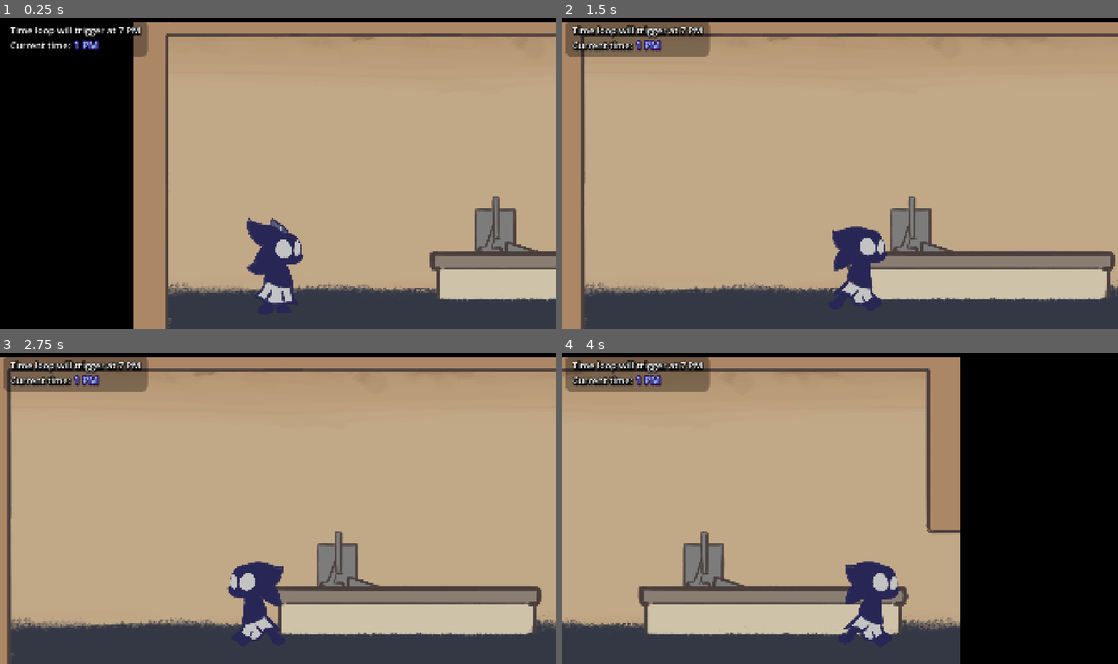
Above: before the commit, frames 1-4 (two rows, left to right).
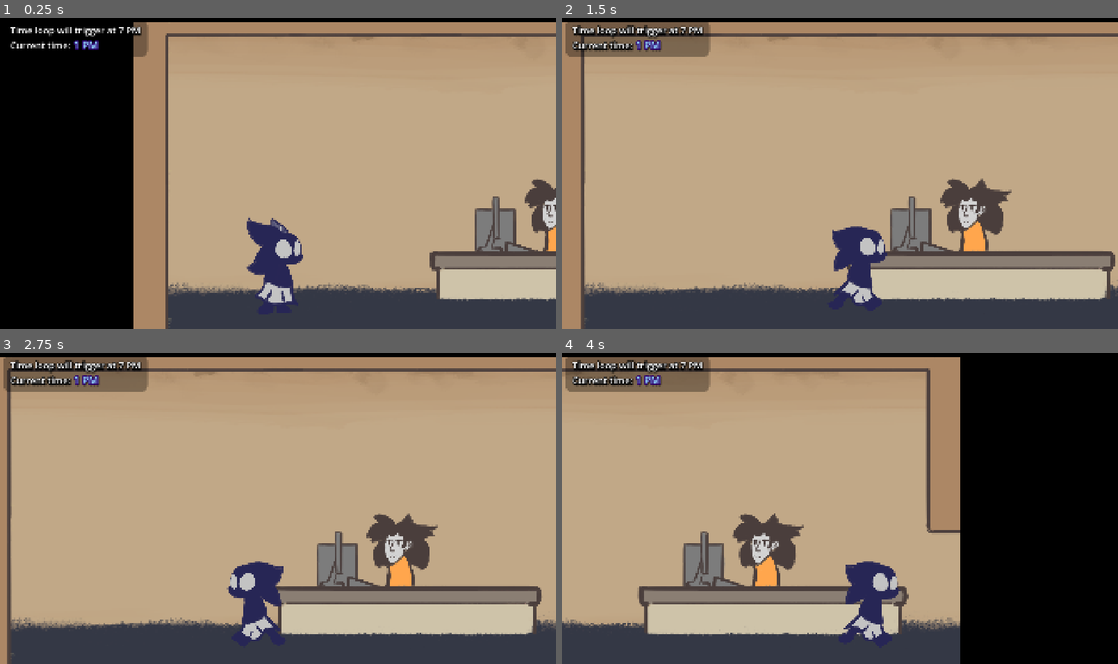
Above: after the commit, the same moments.

Repository: FlooferLand/timeloop-game
Game: Godot game, scene res://levels/the_building/the_building.tscn
The game is run twice, just before and just after one commit, with the same random seed, the same clock (stepped at 60 frames per second) and the same inputs.
Inputs (mouse positions are in pixels of both pictures, inside the frame that each line leads up to):
- Up to frame 1 (0.25 s): no input
- Up to frame 2 (1.5 s): move the mouse to (962, 157) at 0.52 s; hold D (walk_right) from 0.53 s (still down); tap Space (advance_dialog) at 0.6 s; click (962, 157) at 0.67 s; tap E (interact) at 0.8, 1.35 s; move the mouse to (728, 189) at 1.27 s; click (728, 189) at 1.42 s
- Up to frame 3 (2.75 s): tap Space (advance_dialog) at 1.55, 2.1 s; move the mouse to (333, 440) at 2.02 s; release D (walk_right) at 2.03 s; hold A (walk_left) from 2.03 s (still down); click (333, 440) at 2.17 s; tap E (interact) at 2.3 s
- Up to frame 4 (4 s): move the mouse to (812, 570) at 2.77 s; release A (walk_left) at 2.78 s; hold D (walk_right) from 2.78 s (still down); tap E (interact) at 2.85, 3.8 s; click (812, 570) at 2.92 s; tap Space (advance_dialog) at 3.05 s; move the mouse to (1006, 555) at 3.52 s; hold Shift (sprint) from 3.53 s (still down); click (1006, 555) at 3.67 s

The runs differ from the first frame. In frame 1, 0.9% of the frame differs, in the area x 94-100%, y 51-75%; in frame 2, 1.9%, in the area x 68-81%, y 51-75%; in frame 3, 1.9%; in frame 4, 1.9%.

Commit message:
Add new dialog and sprites for the receptionist

Diff:
--- a/assets/resources/characters/reception_lady.tres
+++ /dev/null
@@ -1,10 +0,0 @@
-[gd_resource type="Resource" script_class="CharacterData" load_steps=3 format=3 uid="uid://b6652sj7d1hiv"]
-
-[ext_resource type="Script" uid="uid://cno0sr4oj821j" path="res://scripts/resources/character_data.gd" id="1_3kkna"]
-[ext_resource type="AudioStream" uid="uid://83dyg7ale5q2" path="res://assets/sfx/char_blips/reception_lady.wav" id="2_oklhj"]
-
-[resource]
-script = ExtResource("1_3kkna")
-name = "Reception Lady"
-sound = ExtResource("2_oklhj")
-metadata/_custom_type_script = "uid://cno0sr4oj821j"
--- /dev/null
+++ b/assets/resources/characters/receptionist.tres
@@ -0,0 +1,10 @@
+[gd_resource type="Resource" script_class="CharacterData" load_steps=3 format=3 uid="uid://b6652sj7d1hiv"]
+
+[ext_resource type="Script" uid="uid://cno0sr4oj821j" path="res://scripts/resources/character_data.gd" id="1_x0o4v"]
+[ext_resource type="AudioStream" uid="uid://83dyg7ale5q2" path="res://assets/sfx/char_blips/reception_lady.wav" id="2_xjumj"]
+
+[resource]
+script = ExtResource("1_x0o4v")
+name = "Receptionist"
+sound = ExtResource("2_xjumj")
+metadata/_custom_type_script = "uid://cno0sr4oj821j"
--- a/assets/resources/dialog/reception_lady.tres
+++ /dev/null
@@ -1,43 +0,0 @@
-[gd_resource type="Resource" script_class="DialogData" load_steps=13 format=3 uid="uid://cs0ncr7aau2f3"]
-
-[ext_resource type="Script" uid="uid://cy1tkhpqsq3rh" path="res://components/dialog/resources/entries/base/dialog_entry.gd" id="1_35yo3"]
-[ext_resource type="Resource" uid="uid://b6652sj7d1hiv" path="res://assets/resources/characters/reception_lady.tres" id="2_dl5ps"]
-[ext_resource type="Script" uid="uid://c2c64doslfxei" path="res://components/dialog/resources/entries/dialog_text_collection.gd" id="3_5x5fl"]
-[ext_resource type="Script" uid="uid://dp7tw8e87q0l2" path="res://components/dialog/resources/actions/dialog_play_sound_action.gd" id="4_uc2px"]
-[ext_resource type="AudioStream" uid="uid://hv5t6jgngypj" path="res://assets/sfx/quick_keyboard_taps.wav" id="5_dl5ps"]
-[ext_resource type="Script" uid="uid://dusduojuy6ico" path="res://components/dialog/resources/entries/dialog_text_entry.gd" id="5_es8m1"]
-[ext_resource type="Script" uid="uid://bbph4e2hp6jcj" path="res://components/dialog/resources/entries/dialog_character_act_entry.gd" id="6_5x5fl"]
-[ext_resource type="Script" uid="uid://bljc8yqis8nnu" path="res://components/dialog/resources/dialog_data.gd" id="6_tjke2"]
-
-[sub_resource type="Resource" id="Resource_7yeru"]
-script = ExtResource("3_5x5fl")
-texts = Array[String](["Hello dear!
-Are you new to the company? I don't recall seeing you here.", "Hmm.. Let me check, let me check.."])
-character = ExtResource("2_dl5ps")
-metadata/_custom_type_script = "uid://c2c64doslfxei"
-
-[sub_resource type="Resource" id="Resource_uc2px"]
-script = ExtResource("4_uc2px")
-sound = ExtResource("5_dl5ps")
-metadata/_custom_type_script = "uid://dp7tw8e87q0l2"
-
-[sub_resource type="Resource" id="Resource_es8m1"]
-script = ExtResource("6_5x5fl")
-text = "She types aggressively at her computer"
-character = ExtResource("2_dl5ps")
-additional = SubResource("Resource_uc2px")
-metadata/_custom_type_script = "uid://bbph4e2hp6jcj"
-
-[sub_resource type="Resource" id="Resource_dl5ps"]
-script = ExtResource("5_es8m1")
-text = "Hmm.. Nope!
-I suppose you're quite an odd-looking intern then.
-Check in with the manager.
-"
-character = ExtResource("2_dl5ps")
-metadata/_custom_type_script = "uid://dusduojuy6ico"
-
-[resource]
-script = ExtResource("6_tjke2")
-entries = Array[ExtResource("1_35yo3")]([SubResource("Resource_7yeru"), SubResource("Resource_es8m1"), SubResource("Resource_dl5ps")])
-metadata/_custom_type_script = "uid://bljc8yqis8nnu"
--- /dev/null
+++ b/assets/resources/dialog/receptionist.tres
@@ -0,0 +1,62 @@
+[gd_resource type="Resource" script_class="DialogData" load_steps=19 format=3 uid="uid://cs0ncr7aau2f3"]
+
+[ext_resource type="Script" uid="uid://cy1tkhpqsq3rh" path="res://components/dialog/resources/entries/base/dialog_entry.gd" id="1_lrvu3"]
+[ext_resource type="Script" uid="uid://b58bcr2p3lcds" path="res://components/dialog/resources/actions/base/dialog_action.gd" id="2_pey5j"]
+[ext_resource type="Resource" uid="uid://b6652sj7d1hiv" path="res://assets/resources/characters/receptionist.tres" id="3_chrxt"]
+[ext_resource type="Resource" uid="uid://k231jpddifos" path="res://entities/reception_lady/anims/dialog_talk_anim.tres" id="3_v4tl7"]
+[ext_resource type="Script" uid="uid://bbph4e2hp6jcj" path="res://components/dialog/resources/entries/dialog_character_act_entry.gd" id="5_n2xei"]
+[ext_resource type="Resource" uid="uid://hj8i2l11d18x" path="res://entities/reception_lady/anims/dialog_tired_anim.tres" id="6_0ng1n"]
+[ext_resource type="Script" uid="uid://dp7tw8e87q0l2" path="res://components/dialog/resources/actions/dialog_play_sound_action.gd" id="6_n2xei"]
+[ext_resource type="Script" uid="uid://dusduojuy6ico" path="res://components/dialog/resources/entries/dialog_text_entry.gd" id="6_v4tl7"]
+[ext_resource type="Script" uid="uid://bljc8yqis8nnu" path="res://components/dialog/resources/dialog_data.gd" id="7_0ng1n"]
+[ext_resource type="AudioStream" uid="uid://hv5t6jgngypj" path="res://assets/sfx/quick_keyboard_taps.wav" id="7_v4tl7"]
+[ext_resource type="Resource" uid="uid://w3ymr8rfxhbi" path="res://entities/reception_lady/anims/dialog_idle_anim.tres" id="9_ash0v"]
+[ext_resource type="Resource" uid="uid://cdcmqi76lfdno" path="res://entities/reception_lady/anims/dialog_crazy_talk_anim.tres" id="11_v4tl7"]
+
+[sub_resource type="Resource" id="Resource_0ng1n"]
+script = ExtResource("6_v4tl7")
+text = "Hello dear!
+Are you new to the company? I don't recall seeing you here."
+character = ExtResource("3_chrxt")
+additional = Array[ExtResource("2_pey5j")]([ExtResource("3_v4tl7")])
+metadata/_custom_type_script = "uid://dusduojuy6ico"
+
+[sub_resource type="Resource" id="Resource_en7hc"]
+script = ExtResource("6_v4tl7")
+text = "Hmm.. Let me check, let me check.."
+character = ExtResource("3_chrxt")
+additional = Array[ExtResource("2_pey5j")]([ExtResource("6_0ng1n")])
+metadata/_custom_type_script = "uid://dusduojuy6ico"
+
+[sub_resource type="Resource" id="Resource_ash0v"]
+script = ExtResource("6_n2xei")
+sound = ExtResource("7_v4tl7")
+metadata/_custom_type_script = "uid://dp7tw8e87q0l2"
+
+[sub_resource type="Resource" id="Resource_es8m1"]
+script = ExtResource("5_n2xei")
+text = "She types aggressively at her computer"
+character = ExtResource("3_chrxt")
+additional = Array[ExtResource("2_pey5j")]([SubResource("Resource_ash0v"), ExtResource("9_ash0v")])
+metadata/_custom_type_script = "uid://bbph4e2hp6jcj"
+
+[sub_resource type="Resource" id="Resource_dl5ps"]
+script = ExtResource("6_v4tl7")
+text = "Hmm.. Nope!
+I suppose you're quite an odd-looking intern then.
+"
+character = ExtResource("3_chrxt")
+additional = Array[ExtResource("2_pey5j")]([ExtResource("3_v4tl7")])
+metadata/_custom_type_script = "uid://dusduojuy6ico"
+
+[sub_resource type="Resource" id="Resource_n2xei"]
+script = ExtResource("6_v4tl7")
+text = "Check in with the manager and stop pestering me."
+character = ExtResource("3_chrxt")
+additional = Array[ExtResource("2_pey5j")]([ExtResource("11_v4tl7")])
+metadata/_custom_type_script = "uid://dusduojuy6ico"
+
+[resource]
+script = ExtResource("7_0ng1n")
+entries = Array[ExtResource("1_lrvu3")]([SubResource("Resource_0ng1n"), SubResource("Resource_en7hc"), SubResource("Resource_es8m1"), SubResource("Resource_dl5ps"), SubResource("Resource_n2xei")])
+metadata/_custom_type_script = "uid://bljc8yqis8nnu"
--- /dev/null
+++ b/assets/textures/npcs/reception_lady.tres
@@ -0,0 +1,64 @@
+[gd_resource type="SpriteFrames" load_steps=7 format=3 uid="uid://b8hnlut0v4ocq"]
+
+[ext_resource type="Texture2D" uid="uid://dqs0oakpioe0f" path="res://assets/textures/npcs/receptionist.png" id="1_ydngn"]
+
+[sub_resource type="AtlasTexture" id="AtlasTexture_hj4tg"]
+atlas = ExtResource("1_ydngn")
+region = Rect2(0, 0, 452, 380)
+
+[sub_resource type="AtlasTexture" id="AtlasTexture_nsrsb"]
+atlas = ExtResource("1_ydngn")
+region = Rect2(452, 0, 452, 380)
+
+[sub_resource type="AtlasTexture" id="AtlasTexture_q5ohy"]
+atlas = ExtResource("1_ydngn")
+region = Rect2(1356, 0, 452, 380)
+
+[sub_resource type="AtlasTexture" id="AtlasTexture_q52pt"]
+atlas = ExtResource("1_ydngn")
+region = Rect2(1808, 0, 452, 380)
+
+[sub_resource type="AtlasTexture" id="AtlasTexture_mne4k"]
+atlas = ExtResource("1_ydngn")
+region = Rect2(904, 0, 452, 380)
+
+[resource]
+animations = [{
+"frames": [{
+"duration": 1.0,
+"texture": SubResource("AtlasTexture_hj4tg")
+}, {
+"duration": 1.0,
+"texture": SubResource("AtlasTexture_nsrsb")
+}],
+"loop": true,
+"name": &"crazy_talk",
+"speed": 5.0
+}, {
+"frames": [{
+"duration": 1.0,
+"texture": SubResource("AtlasTexture_q5ohy")
+}],
+"loop": true,
+"name": &"idle",
+"speed": 5.0
+}, {
+"frames": [{
+"duration": 1.0,
+"texture": SubResource("AtlasTexture_q52pt")
+}, {
+"duration": 1.0,
+"texture": SubResource("AtlasTexture_q5ohy")
+}],
+"loop": true,
+"name": &"talk",
+"speed": 5.0
+}, {
+"frames": [{
+"duration": 1.0,
+"texture": SubResource("AtlasTexture_mne4k")
+}],
+"loop": true,
+"name": &"tired",
+"speed": 5.0
+}]
--- a/autoload/dialog_manager/dialog_box.gd
+++ b/autoload/dialog_manager/dialog_box.gd
@@ -51,10 +51,14 @@
 		char_name_label.clear_character()
 
 	# Playing dialog actions
-	if current.additional is DialogPlaySoundAction:
-		var action := current.additional as DialogPlaySoundAction
-		additional_audio_player.stream = action.sound
-		additional_audio_player.play()
+	for additional in current.additional:
+		if additional is DialogPlaySoundAction:
+			var action := additional as DialogPlaySoundAction
+			additional_audio_player.stream = action.sound
+			additional_audio_player.play()
+		elif additional is DialogChangeAnimationAction:
+			var action := additional as DialogChangeAnimationAction
+			manager.action_change_animation.emit(action.anim_name)
 
 	# Looking at all the dialog content types
 	if current is DialogTextEntry:
--- a/autoload/dialog_manager/dialog_label.gd
+++ b/autoload/dialog_manager/dialog_label.gd
@@ -2,12 +2,15 @@
 
 @export var char_timer: Timer
 @export var char_audio_player: AudioStreamPlayer
+
+@onready var dialog_manager := (DialogManager as DialogManagerType)
 
 func _ready() -> void:
 	char_timer.timeout.connect(func():
 		if visible_characters >= text.length():
 			visible_characters = -1
 			char_timer.stop()
+			dialog_manager.update_speaking.emit(false)
 			return
 		visible_characters += 1
 		if char_audio_player.stream != null:
@@ -18,12 +21,15 @@
 	visible_characters = -1
 	text = what
 
+## A char_sound of null usually means the character is acting (not speaking)
 func type(what: String, char_sound: AudioStreamWAV = null) -> void:
 	visible_characters = 0
 	text = what
 	char_timer.start()
 
 	if char_sound != null:
+		if visible_characters == 0:
+			dialog_manager.update_speaking.emit(true)
 		var stream := AudioStreamRandomizer.new()
 		stream.random_pitch = 1.2
 		stream.add_stream(0, char_sound)
--- a/autoload/dialog_manager/dialog_manager.gd
+++ b/autoload/dialog_manager/dialog_manager.gd
@@ -1,7 +1,9 @@
 ## Acts as an interface for DialogBox
 class_name DialogManagerType extends CanvasLayer
 
-signal dialog_closed
+signal dialog_closed  ## Called when the dialog is closed
+signal action_change_animation(anim_name: String)  ## Called by the change animation action
+signal update_speaking(speaking: bool)  ## Called when speech dialog is started or stopped
 
 @export var dialog_box: DialogBox
 
@@ -24,3 +26,4 @@
 	player_ref.is_looking = false
 	player_ref.mouse_locked = true
 	dialog_closed.emit()
+	update_speaking.emit(false)
--- a/components/dialog/dialog_component.gd
+++ b/components/dialog/dialog_component.gd
@@ -1,18 +1,28 @@
 class_name DialogComponent extends Node2D
 
 signal on_dialog_closed()
+signal update_speaking(speaking: bool)
+signal change_animation(anim_name: String)
 
 @export var dialog_data: DialogData = null
 
 var active := false
+var speaking := false
 
 func start() -> void:
 	(DialogManager as DialogManagerType).present(dialog_data)
 	active = true
 
 func _ready() -> void:
-	(DialogManager as DialogManagerType).dialog_closed.connect(func():
+	var diag_manager := (DialogManager as DialogManagerType)
+	diag_manager.dialog_closed.connect(func():
 		if active:
 			active = false
 			on_dialog_closed.emit()
 	)
+	diag_manager.update_speaking.connect(func(speaking: bool):
+		update_speaking.emit(speaking)
+	)
+	diag_manager.action_change_animation.connect(func(anim_name: String):
+		change_animation.emit(anim_name)
+	)
--- /dev/null
+++ b/components/dialog/resources/actions/dialog_change_animation_action.gd
@@ -0,0 +1,5 @@
+## Must be handled by hooking into DialogManager.action_change_animation
+class_name DialogChangeAnimationAction extends DialogAction
+
+## The name of the animation. Must be handled by hooking into DialogManager.action_change_animation
+@export var anim_name: String
--- a/components/dialog/resources/entries/base/dialog_entry.gd
+++ b/components/dialog/resources/entries/base/dialog_entry.gd
@@ -1,3 +1,3 @@
 class_name DialogEntry extends Resource
 
-@export var additional: DialogAction = null
+@export var additional: Array[DialogAction]
--- a/components/dialog/resources/example.tres
+++ /dev/null
@@ -1,15 +0,0 @@
-[gd_resource type="Resource" script_class="DialogData" load_steps=5 format=3 uid="uid://2gnahq1dg4ue"]
-
-[ext_resource type="Script" uid="uid://cy1tkhpqsq3rh" path="res://components/dialog/resources/entries/base/dialog_entry.gd" id="1_r6lu8"]
-[ext_resource type="Script" uid="uid://bljc8yqis8nnu" path="res://components/dialog/resources/dialog_data.gd" id="2_ascl0"]
-[ext_resource type="Script" uid="uid://c2c64doslfxei" path="res://components/dialog/resources/entries/dialog_text_collection.gd" id="2_w1mnd"]
-
-[sub_resource type="Resource" id="Resource_ynwdh"]
-script = ExtResource("2_w1mnd")
-texts = Array[String](["me when mousie go \"Squeak!\"", ":3 >w<", "DotMousie is cutie"])
-metadata/_custom_type_script = "uid://c2c64doslfxei"
-
-[resource]
-script = ExtResource("2_ascl0")
-entries = Array[ExtResource("1_r6lu8")]([SubResource("Resource_ynwdh")])
-metadata/_custom_type_script = "uid://bljc8yqis8nnu"
--- a/components/interact/interact_component.gd
+++ b/components/interact/interact_component.gd
@@ -9,9 +9,7 @@
 	get(): return size
 	set(value):
 		size = value.max(Vector2.ZERO)
-		await ready
-		var shape := (collision.shape as RectangleShape2D)
-		shape.size = size
+		call_deferred("_update_size")
 
 var player_hovering := false
 
@@ -31,6 +29,10 @@
 	player_hovering = false
 	queue_redraw()
 
+func _update_size():
+	var shape := (collision.shape as RectangleShape2D)
+	shape.size = size
+
 func _draw() -> void:
 	if player_hovering:
 		const font_size := 48
--- /dev/null
+++ b/entities/reception_lady/anims/dialog_crazy_talk_anim.tres
@@ -0,0 +1,8 @@
+[gd_resource type="Resource" script_class="DialogChangeAnimationAction" load_steps=2 format=3 uid="uid://cdcmqi76lfdno"]
+
+[ext_resource type="Script" uid="uid://8tvjx86gyflj" path="res://components/dialog/resources/actions/dialog_change_animation_action.gd" id="1_iboq7"]
+
+[resource]
+script = ExtResource("1_iboq7")
+anim_name = "crazy_talk"
+metadata/_custom_type_script = "uid://8tvjx86gyflj"
--- /dev/null
+++ b/entities/reception_lady/anims/dialog_idle_anim.tres
@@ -0,0 +1,8 @@
+[gd_resource type="Resource" script_class="DialogChangeAnimationAction" load_steps=2 format=3 uid="uid://w3ymr8rfxhbi"]
+
+[ext_resource type="Script" uid="uid://8tvjx86gyflj" path="res://components/dialog/resources/actions/dialog_change_animation_action.gd" id="1_xrmvy"]
+
+[resource]
+script = ExtResource("1_xrmvy")
+anim_name = "idle"
+metadata/_custom_type_script = "uid://8tvjx86gyflj"
--- /dev/null
+++ b/entities/reception_lady/anims/dialog_talk_anim.tres
@@ -0,0 +1,8 @@
+[gd_resource type="Resource" script_class="DialogChangeAnimationAction" load_steps=2 format=3 uid="uid://k231jpddifos"]
+
+[ext_resource type="Script" uid="uid://8tvjx86gyflj" path="res://components/dialog/resources/actions/dialog_change_animation_action.gd" id="1_lsmcb"]
+
+[resource]
+script = ExtResource("1_lsmcb")
+anim_name = "talk"
+metadata/_custom_type_script = "uid://8tvjx86gyflj"
--- /dev/null
+++ b/entities/reception_lady/anims/dialog_tired_anim.tres
@@ -0,0 +1,8 @@
+[gd_resource type="Resource" script_class="DialogChangeAnimationAction" load_steps=2 format=3 uid="uid://hj8i2l11d18x"]
+
+[ext_resource type="Script" uid="uid://8tvjx86gyflj" path="res://components/dialog/resources/actions/dialog_change_animation_action.gd" id="1_mjqaa"]
+
+[resource]
+script = ExtResource("1_mjqaa")
+anim_name = "tired"
+metadata/_custom_type_script = "uid://8tvjx86gyflj"
--- a/entities/reception_lady/reception_lady.gd
+++ /dev/null
@@ -1,15 +0,0 @@
-extends Node2D
-
-@export_group("Local")
-@export var interact_comp: InteractComponent
-@export var dialog_comp: DialogComponent
-@export var ambient: AudioStreamPlayer2D
-
-func _ready() -> void:
-	interact_comp.on_player_interact.connect(func(player: Player):
-		dialog_comp.start()
-		ambient.stop()
-	)
-	dialog_comp.on_dialog_closed.connect(func():
-		ambient.play()
-	)
--- a/entities/reception_lady/reception_lady.tscn
+++ /dev/null
@@ -1,33 +0,0 @@
-[gd_scene load_steps=7 format=3 uid="uid://dfb4gv115aot7"]
-
-[ext_resource type="PackedScene" uid="uid://dn1c1mniy4ja3" path="res://components/interact/interact_component.tscn" id="1_mjtkk"]
-[ext_resource type="Script" uid="uid://b66hs6dr71el0" path="res://entities/reception_lady/reception_lady.gd" id="1_xnste"]
-[ext_resource type="Texture2D" uid="uid://bubuq2ybf6abs" path="res://assets/textures/npcs/reception_lady.png" id="2_36wn4"]
-[ext_resource type="PackedScene" uid="uid://dixvuy0ma0nk6" path="res://components/dialog/DialogComponent.tscn" id="3_sukhe"]
-[ext_resource type="Resource" uid="uid://cs0ncr7aau2f3" path="res://assets/resources/dialog/reception_lady.tres" id="5_n5gpt"]
-[ext_resource type="AudioStream" uid="uid://nth8mlj45vni" path="res://assets/sfx/char_ambient/reception_lady_ambient.mp3" id="11_7yeru"]
-
-[node name="ReceptionLady" type="Node2D" node_paths=PackedStringArray("interact_comp", "dialog_comp", "ambient")]
-script = ExtResource("1_xnste")
-interact_comp = NodePath("InteractComponent")
-dialog_comp = NodePath("DialogComponent")
-ambient = NodePath("Ambient")
-
-[node name="Sprite2D" type="Sprite2D" parent="."]
-position = Vector2(0, -240)
-scale = Vector2(0.535316, 0.624536)
-texture = ExtResource("2_36wn4")
-flip_h = true
-
-[node name="InteractComponent" parent="." instance=ExtResource("1_mjtkk")]
-position = Vector2(0, -248)
-size = Vector2i(300, 505)
-
-[node name="DialogComponent" parent="." instance=ExtResource("3_sukhe")]
-dialog_data = ExtResource("5_n5gpt")
-
-[node name="Ambient" type="AudioStreamPlayer2D" parent="."]
-stream = ExtResource("11_7yeru")
-autoplay = true
-panning_strength = 0.8
-bus = &"SFX"
--- /dev/null
+++ b/entities/reception_lady/receptionist.gd
@@ -0,0 +1,33 @@
+extends Node2D
+
+@export_group("Local")
+@export var interact_comp: InteractComponent
+@export var dialog_comp: DialogComponent
+@export var ambient: AudioStreamPlayer2D
+@export var sprite: AnimatedSprite2D
+
+var speaking := false
+
+func _ready() -> void:
+	sprite.play("idle")
+	interact_comp.on_player_interact.connect(func(player: Player):
+		dialog_comp.start()
+		ambient.stop()
+	)
+	dialog_comp.on_dialog_closed.connect(func():
+		ambient.play()
+		sprite.play("idle")
+	)
+	dialog_comp.change_animation.connect(func(anim_name: String):
+		if speaking:
+			sprite.play(anim_name)
+		else:
+			sprite.animation = anim_name
+			sprite.frame = 0
+	)
+	dialog_comp.update_speaking.connect(func(speaking: bool):
+		self.speaking = speaking
+		if not speaking:
+			sprite.stop()
+			sprite.frame = 1
+	)
--- /dev/null
+++ b/entities/reception_lady/receptionist.tscn
@@ -0,0 +1,33 @@
+[gd_scene load_steps=7 format=3 uid="uid://dfb4gv115aot7"]
+
+[ext_resource type="Script" uid="uid://b66hs6dr71el0" path="res://entities/reception_lady/receptionist.gd" id="1_io615"]
+[ext_resource type="SpriteFrames" uid="uid://b8hnlut0v4ocq" path="res://assets/textures/npcs/reception_lady.tres" id="2_ydaht"]
+[ext_resource type="PackedScene" uid="uid://dn1c1mniy4ja3" path="res://components/interact/interact_component.tscn" id="3_ynfe1"]
+[ext_resource type="PackedScene" uid="uid://dixvuy0ma0nk6" path="res://components/dialog/DialogComponent.tscn" id="4_6837n"]
+[ext_resource type="Resource" uid="uid://cs0ncr7aau2f3" path="res://assets/resources/dialog/receptionist.tres" id="5_f535e"]
+[ext_resource type="AudioStream" uid="uid://nth8mlj45vni" path="res://assets/sfx/char_ambient/reception_lady_ambient.mp3" id="6_3wyig"]
+
+[node name="Receptionist" type="Node2D" node_paths=PackedStringArray("interact_comp", "dialog_comp", "ambient", "sprite")]
+script = ExtResource("1_io615")
+interact_comp = NodePath("InteractComponent")
+dialog_comp = NodePath("DialogComponent")
+ambient = NodePath("Ambient")
+sprite = NodePath("AnimatedSprite2D")
+
+[node name="AnimatedSprite2D" type="AnimatedSprite2D" parent="."]
+position = Vector2(0, -190)
+sprite_frames = ExtResource("2_ydaht")
+animation = &"tired"
+
+[node name="InteractComponent" parent="." instance=ExtResource("3_ynfe1")]
+position = Vector2(0, -152)
+size = Vector2i(300, 305)
+
+[node name="DialogComponent" parent="." instance=ExtResource("4_6837n")]
+dialog_data = ExtResource("5_f535e")
+
+[node name="Ambient" type="AudioStreamPlayer2D" parent="."]
+stream = ExtResource("6_3wyig")
+autoplay = true
+panning_strength = 0.8
+bus = &"SFX"
--- a/rooms/reception.tscn
+++ b/rooms/reception.tscn
@@ -4,7 +4,7 @@
 [ext_resource type="Shader" uid="uid://be1s7apltixil" path="res://utility/tileable_sprite_2d/tileable_sprite_2d.gdshader" id="2_ul1gn"]
 [ext_resource type="Texture2D" uid="uid://3w4s4tny4h66" path="res://assets/textures/room/wall.png" id="3_3j2cw"]
 [ext_resource type="Texture2D" uid="uid://cvobd2j5ohrom" path="res://assets/textures/props/desk.png" id="3_emli7"]
-[ext_resource type="PackedScene" uid="uid://dfb4gv115aot7" path="res://entities/reception_lady/reception_lady.tscn" id="5_kwhvp"]
+[ext_resource type="PackedScene" uid="uid://dfb4gv115aot7" path="res://entities/reception_lady/receptionist.tscn" id="5_kwhvp"]
 [ext_resource type="Texture2D" uid="uid://bsawf5hmt5nc8" path="res://assets/textures/props/Computer2.png" id="6_c1m58"]
 
 [sub_resource type="ShaderMaterial" id="ShaderMaterial_dnklr"]
@@ -68,7 +68,7 @@
 shape = SubResource("RectangleShape2D_23kdh")
 
 [node name="ReceptionLady" parent="Entities" index="0" instance=ExtResource("5_kwhvp")]
-position = Vector2(1472, -56)
+position = Vector2(1472, -208)
 
 [node name="Table" type="Sprite2D" parent="Entities" index="1"]
 position = Vector2(1512, -136)
Not shown, added: components/dialog/resources/actions/dialog_change_animation_action.gd.uid
Renamed: entities/reception_lady/reception_lady.gd.uid -> entities/reception_lady/receptionist.gd.uid
